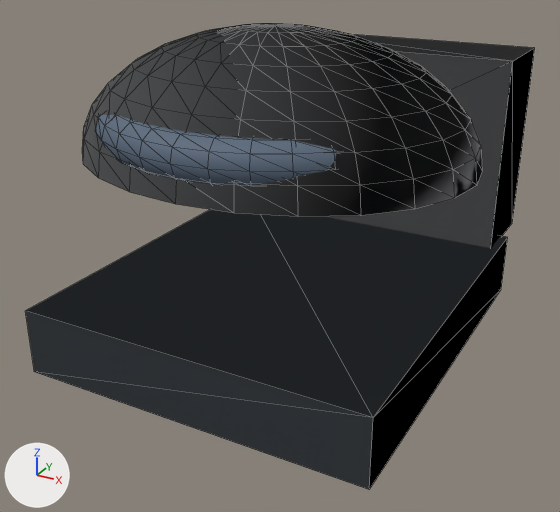
The glTF model assets/models/ward_furniture/toilet.glb as it was, and as the next commit left it.
Rendered twice from a 50 mm lens placed at (0.413, -0.781, 0.486), pointed at (-0.01, -0.012, 0.102). Every picture has the same lights, and +X, +Y and +Z are marked at lower left. The picture after the commit comes second. Mesh edges are drawn as thin lines.

Names of what the first picture shows: 'open toilet seat ring', 'rectangular flush tank', 'rounded ceramic toilet bowl', 'toilet base plinth'.
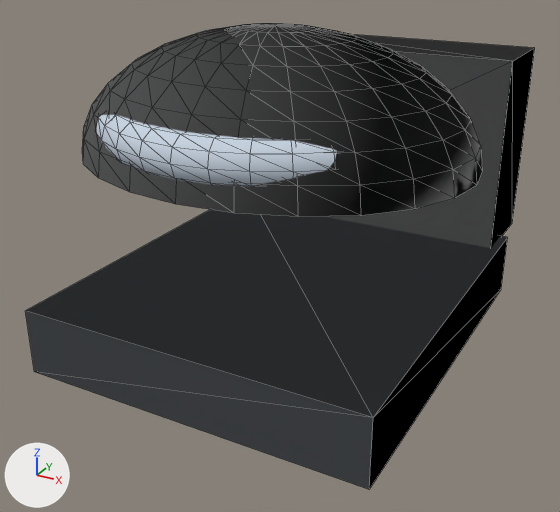
Where the change shows, as pixel boxes (x1, y1, x2, y2) in the pictures (560 x 512 px):
```json
{"object": "open toilet seat ring", "change": "recoloured", "before": [96, 115, 338, 186], "after": [96, 115, 338, 186], "on screen": "dark blue to pale blue"}
```

Edits to the scene script, one JSON object a line:
```json
{"op": "add", "block": "mat_light_satin_metal", "code": ["mat_light_satin_metal = principled_material('light satin metal')", "mat_light_satin_metal.base_color = (0.58, 0.66, 0.76)  # pale blue #c8d4e2", "mat_light_satin_metal.roughness = 0.82"]}
{"block": "me_open_toilet_seat_ring", "where": "me_open_toilet_seat_ring.from_pydata(...)  # 320 vertices, 640 faces; spans x -0.195..0.195, y -0.235..0.155, z 0.256..0.304"}
{"op": "remove", "block": "me_open_toilet_seat_ring", "code": "me_open_toilet_seat_ring.materials.append(mat_dark_metal)  # dark blue #59697c"}
{"op": "add", "block": "me_open_toilet_seat_ring", "code": "me_open_toilet_seat_ring.materials.append(mat_light_satin_metal)  # pale blue #c8d4e2"}
```
